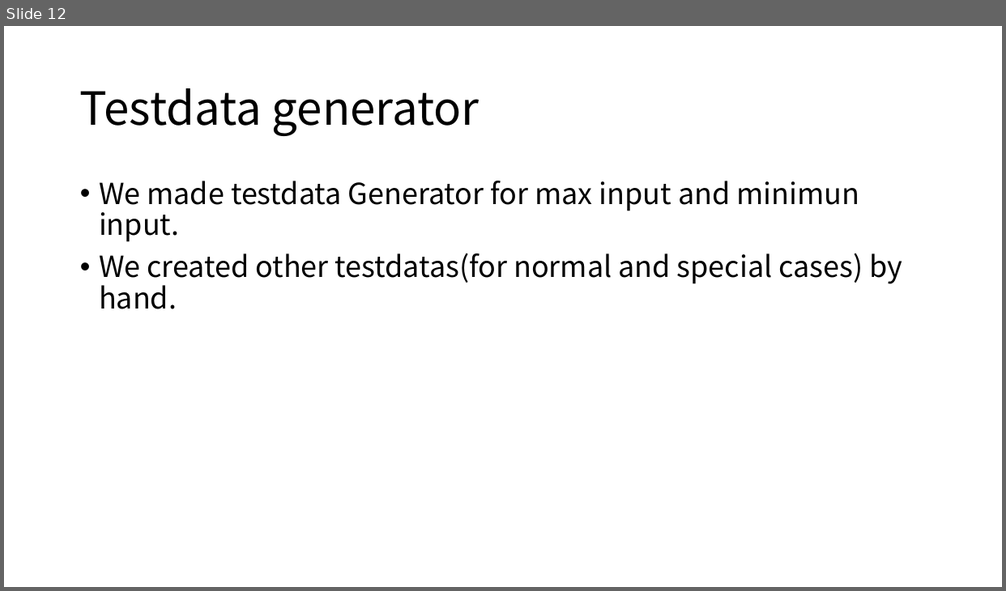
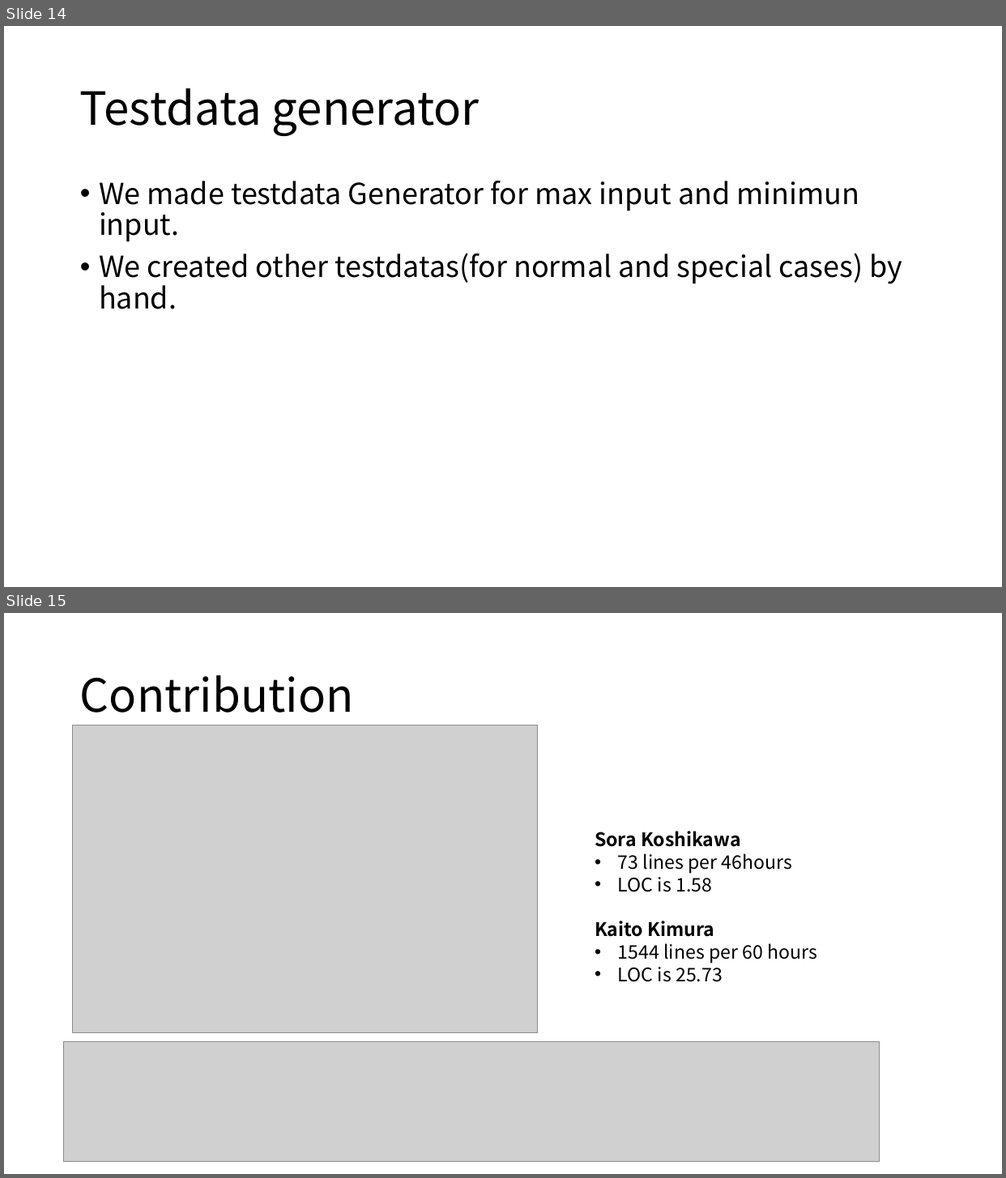
Before and after one commit to ie03-aizu-2019/ie03project-skys, a slide deck: Reports/final.pptx. Shown one above the other, each under a label of ours: slide 12 before the commit, slides 14 and 15 after it. The pictures are 1006x591 and 1006x1178 pixels, drawn with LibreOffice and Linux fonts; fonts in the diff are those of the drawing; grey boxes stand for pictures. Boxes give left, top, right and bottom in pixels: in the first picture for what was removed or moved away, otherwise in the second. Text is boxed around its words. In the diff, an @@ line names an element or a change of style, - is before the commit and + after.

```diff
--- a/Reports/final.pptx
+++ b/Reports/final.pptx
@@ slide 15 added at (4, 613, 1002, 1174), background #FFFFFF @@
@@ title added at (80, 675, 354, 713), 44 pt, text #000000 @@
+Contribution
@@ picture added at (73, 726, 538, 1033) @@
@@ text added at (594, 831, 817, 982), 18 pt, text #000000 @@
+Sora Koshikawa
+• 73 lines per 46hours
+• LOC is 1.58
+Kaito Kimura
+• 1544 lines per 60 hours
+• LOC is 25.73
@@ picture added at (64, 1042, 879, 1161) @@
@@ what was slide 12 is now slide 14 @@
```
Also in this commit, not shown: 6 slides changed, 3 other slides added, 3 slides removed, 4 other files.
